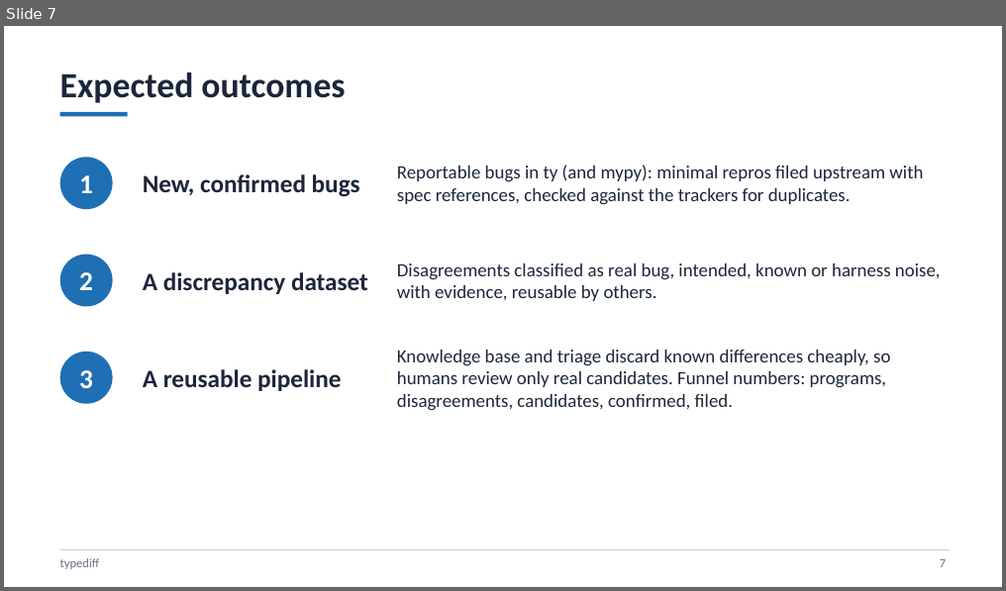
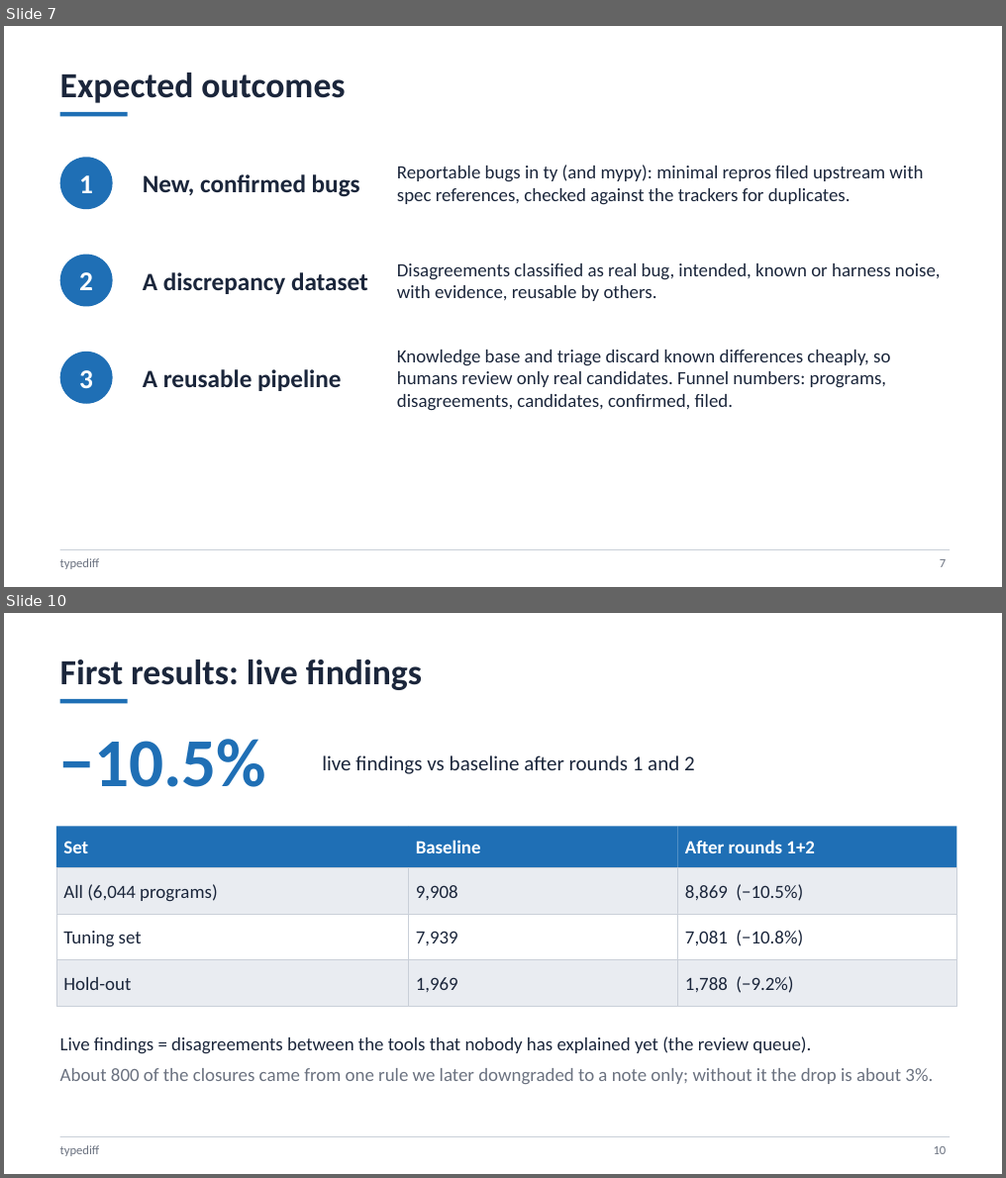
Before and after one commit to DerekLaymn/kiro_sa, a slide deck: presentation/typediff_update.pptx. Shown one above the other, each under a label of ours: slide 7 before the commit, slides 7 and 10 after it; the slides between them are not shown. The pictures are 1006x591 and 1006x1178 pixels, drawn with LibreOffice and Linux fonts; fonts in the diff are those of the drawing. Boxes give left, top, right and bottom in pixels: in the first picture for what was removed or moved away, otherwise in the second. Text is boxed around its words. In the diff, an @@ line names an element or a change of style, - is before the commit and + after.

```diff
--- a/presentation/typediff_update.pptx
+++ b/presentation/typediff_update.pptx
@@ slide 10 added at [4,613,1002,1174], background #FFFFFF @@
@@ text added at [60,660,422,690], 34 pt, text #1B263B, bold @@
+First results: live findings
@@ rectangle added at [60,699,128,703], fill #1F6FB5 @@
@@ text added at [60,739,267,787], 66 pt, text #1F6FB5, bold @@
+−10.5%
@@ text added at [322,756,695,774], 20 pt, text #1B263B @@
+live findings vs baseline after rounds 1 and 2
@@ rectangle added at [56,827,408,867], fill #1F6FB5 @@
@@ text added at [63,841,88,854], 18 pt, text #FFFFFF, bold @@
+Set
@@ rectangle added at [408,827,678,867], fill #1F6FB5 @@
@@ text added at [416,840,481,854], 18 pt, text #FFFFFF, bold @@
+Baseline
@@ rectangle added at [678,827,957,867], fill #1F6FB5 @@
@@ text added at [685,840,815,854], 18 pt, text #FFFFFF, bold @@
+After rounds 1+2
@@ rectangle added at [56,867,408,914], fill #E9ECF1, outline #C9CFD8 0.75 pt @@
@@ rectangle added at [408,867,678,914], fill #E9ECF1, outline #C9CFD8 0.75 pt @@
@@ rectangle added at [678,867,957,914], fill #E9ECF1, outline #C9CFD8 0.75 pt @@
@@ text added at [63,884,218,902], 18 pt, text #1B263B @@
+All (6,044 programs)
@@ text added at [416,885,458,900], 18 pt, text #1B263B @@
+9,908
@@ text added at [685,884,803,901], 18 pt, text #1B263B @@
+8,869 (−10.5%)
@@ rectangle added at [56,914,408,960], fill #FFFFFF, outline #C9CFD8 0.75 pt @@
@@ text added at [63,931,142,948], 18 pt, text #1B263B @@
+Tuning set
@@ rectangle added at [408,914,678,960], fill #FFFFFF, outline #C9CFD8 0.75 pt @@
@@ text added at [416,931,458,946], 18 pt, text #1B263B @@
+7,939
@@ rectangle added at [678,914,957,960], fill #FFFFFF, outline #C9CFD8 0.75 pt @@
@@ text added at [685,930,803,947], 18 pt, text #1B263B @@
+7,081 (−10.8%)
@@ rectangle added at [56,960,408,1007], fill #E9ECF1, outline #C9CFD8 0.75 pt @@
@@ rectangle added at [408,960,678,1007], fill #E9ECF1, outline #C9CFD8 0.75 pt @@
@@ rectangle added at [678,960,957,1007], fill #E9ECF1, outline #C9CFD8 0.75 pt @@
@@ text added at [63,977,131,990], 18 pt, text #1B263B @@
+Hold-out
@@ text added at [416,977,458,992], 18 pt, text #1B263B @@
+1,969
@@ text added at [685,976,793,993], 18 pt, text #1B263B @@
+1,788 (−9.2%)
@@ text added at [60,1037,933,1084], 18 pt, text #6B7280 @@
+Live findings = disagreements between the tools that nobody has explained yet (the review queue).
+About 800 of the closures came from one rule we later downgraded to a note only; without it the drop is about 3%.
@@ rectangle added at [60,1137,949,1138], fill #C9CFD8 @@
@@ text added at [60,1146,100,1157], 12 pt, text #6B7280 @@
+typediff
@@ text added at [934,1147,946,1155], 12 pt, text #6B7280 @@
+10
```
Also in this commit, not shown: 8 other slides added, 59 other files.
